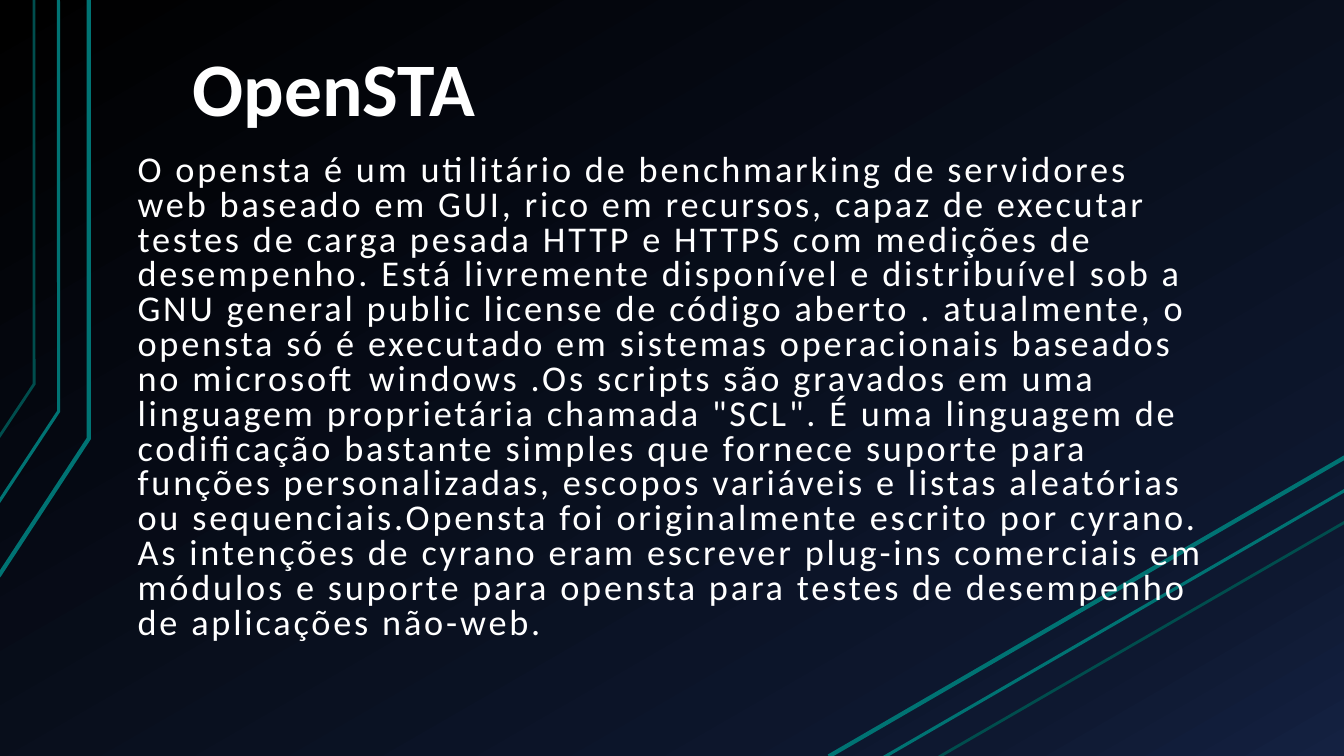
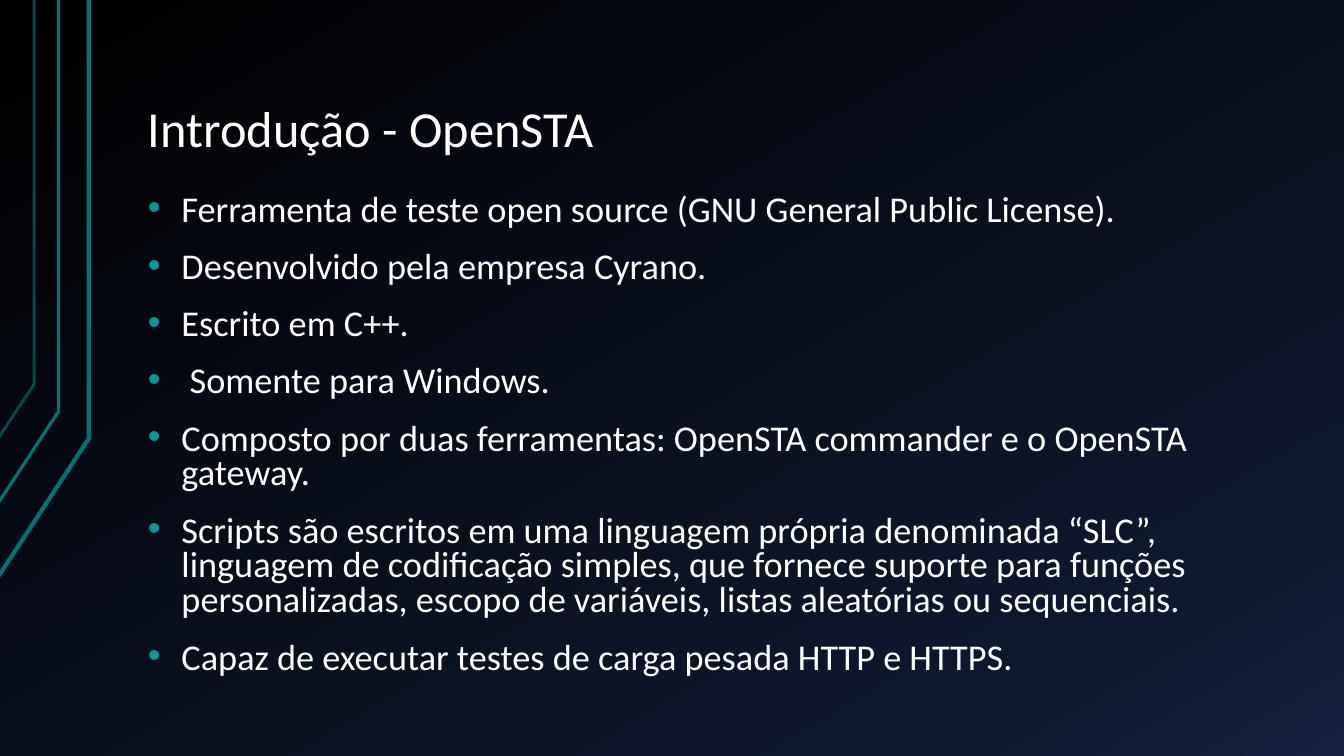
Before and after one commit to BrunoFelix/Restoran, a slide deck: slide 9 of Docs/Apresentação TSW.pptx (slide 8 before the commit). Drawn at 1344x756 pixels with LibreOffice and Linux fonts; fonts in the diff are those of the drawing. Boxes give left, top, right and bottom in pixels: in the first picture for what was removed or moved away, otherwise in the second. Text is boxed around its words. In the diff, an @@ line names an element or a change of style, - is before the commit and + after.

Commit message:
Ajustei a apresentação na parte do OpenSTA

```diff
--- a/Docs/Apresentação TSW.pptx
+++ b/Docs/Apresentação TSW.pptx
@@ title at box(148, 112, 594, 156): text changed; size 54 to 36 pt; bold off @@
-OpenSTA
+Introdução - OpenSTA
@@ text at box(181, 195, 1187, 677): text changed @@
-O opensta é um utilitário de benchmarking de servidores web baseado em GUI, rico em recursos, capaz de executar testes de carga pesada HTTP e HTTPS com medições de desempenho. Está livremente disponível e distribuível sob a GNU general public license de código aberto . atualmente, o opensta só é executado em sistemas operacionais baseados no microsoft windows .Os scripts são gravados em uma linguagem proprietária chamada "SCL". É uma linguagem de codificação bastante simples que fornece suporte para funções personalizadas, escopos variáveis e listas aleatórias ou sequenciais.Opensta foi originalmente escrito por cyrano. As intenções de cyrano eram escrever plug-ins comerciais em módulos e suporte para opensta para testes de desempenho de aplicações não-web.
+• Ferramenta de teste open source (GNU General Public License).
+• Desenvolvido pela empresa Cyrano.
+• Escrito em C++.
+• Somente para Windows.
+• Composto por duas ferramentas: OpenSTA commander e o OpenSTA gateway.
+• Scripts são escritos em uma linguagem própria denominada “SLC”, linguagem de codificação simples, que fornece suporte para funções personalizadas, escopo de variáveis, listas aleatórias ou sequenciais.
+• Capaz de executar testes de carga pesada HTTP e HTTPS.
@@ line removed from (829, 756) to (1344, 457) @@
@@ line removed from (882, 756) to (1344, 490) @@
@@ line removed from (939, 756) to (1344, 522) @@
```
Also in this commit, not shown: 4 other slides changed, 8 slides added, 4 slides removed.
